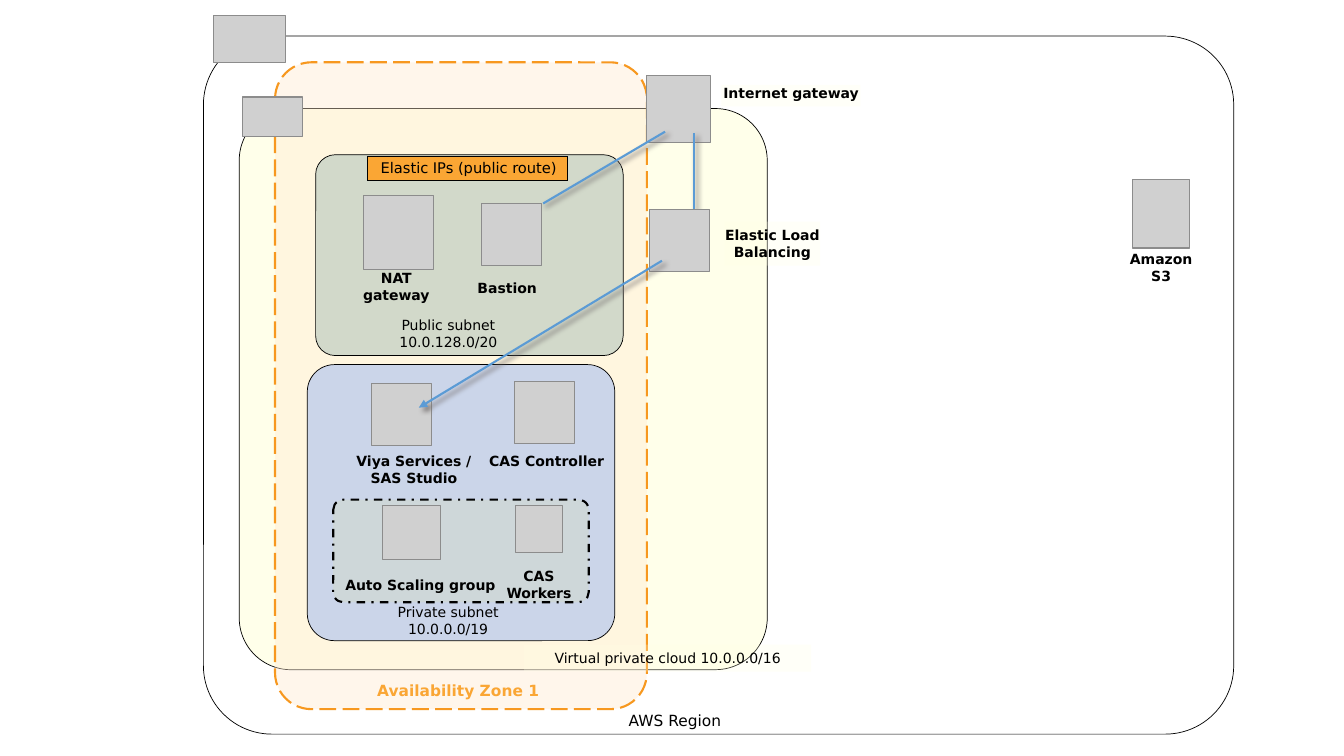
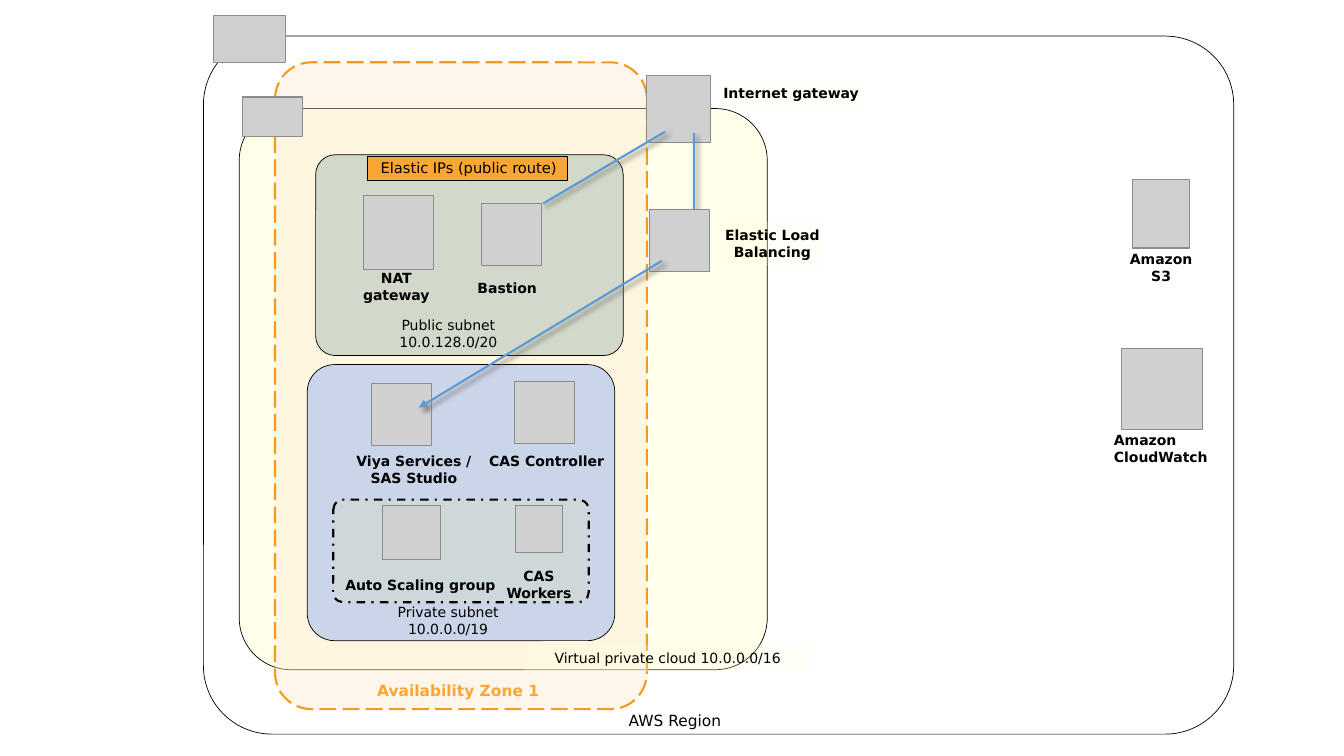
Before and after one commit to sassoftware/quickstart-sas-viya, a slide deck: slide 1 of doc/Quick Start architecture diagram.pptx. Drawn at 1344x756 pixels with LibreOffice and Linux fonts; fonts in the diff are those of the drawing; grey boxes stand for pictures. Boxes give left, top, right and bottom in pixels: in the first picture for what was removed or moved away, otherwise in the second. Text is boxed around its words. In the diff, an @@ line names an element or a change of style, - is before the commit and + after.

Commit message:
add CloudWatch icon to arch diagram

```diff
--- a/doc/Quick Start architecture diagram.pptx
+++ b/doc/Quick Start architecture diagram.pptx
@@ picture added at (1122, 349, 1203, 430) @@
@@ text added at (1114, 434, 1208, 463), 10 pt, text #000000, bold @@
+Amazon CloudWatch
```
